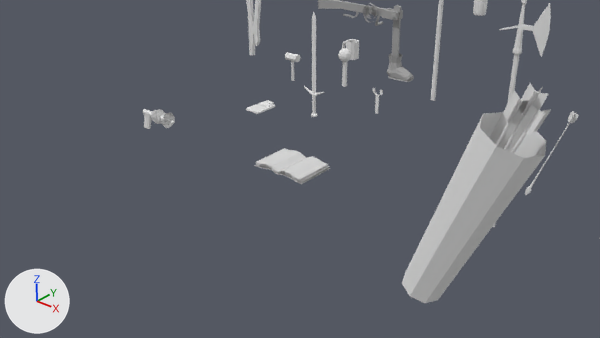
What one commit did to the Blender file assets/gear.blend.
One viewpoint serves both versions: the file's camera 'Camera'. The axes (+X, +Y, +Z) are drawn at lower left. The lights are the same throughout.

In view in the first picture: 'Gobanga1', 'Halberd1', 'LeatherGnome', 'Pointer1', 'PuntoMatic1', 'Quiver1', 'RayGun', 'Sword01'.
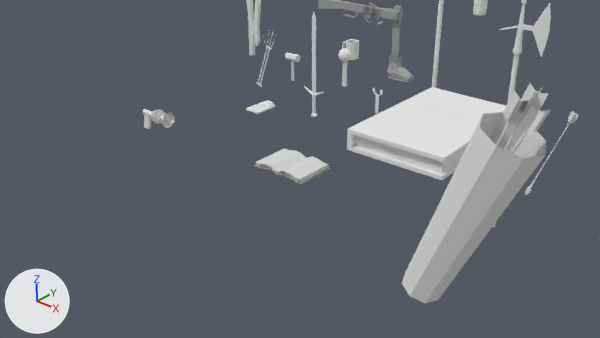
Where the change shows, as pixel boxes (x1, y1, x2, y2) in the pictures (600 x 338 px):
'book2', added
    after: (347, 87, 506, 180)
'armbone1', added
    after: (256, 30, 275, 87)

The change, as a diff of the scene's bpy script:
```diff
--- a/assets/gear.blend.py
+++ b/assets/gear.blend.py
@@ mat_material_042 @@
+mat_material_042 = diffuse_material('Material.042')
+mat_material_042.base_color = (0.8, 0.8, 0.8)  # white #e7e7e7
@@ mat_material_041 @@
+mat_material_041 = diffuse_material('Material.041')
+mat_material_041.base_color = (0.8, 0.8, 0.8)  # white #e7e7e7
@@ me_cube_013 @@
+me_cube_013.from_pydata(...)  # 48 vertices, 46 faces; spans x -1.0..1.06, y -1.09..1.09, z -1.0..1.0
+me_cube_013.materials.append(mat_material_042)  # white #e7e7e7
@@ me_plane_003 @@
+me_plane_003.from_pydata(...)  # 10200 vertices, 10144 faces; spans x -3.5..2.5, y -0.2..0.2, z -2.4..17.8
+me_plane_003.materials.append(mat_material_041)  # white #e7e7e7
@@ ob_book2 @@
+ob_book2 = bpy.data.objects.new('book2', me_cube_013)
+ob_book2.location = (0.99, 0.0, 0.0)
+ob_book2.scale = (0.707, 1.0, 0.154)
@@ ob_armbone1 @@
+ob_armbone1 = bpy.data.objects.new('armbone1', me_plane_003)
+ob_armbone1.location = (-2.45, 0.0, 0.0)
+ob_armbone1.rotation_euler = (-0.0941, 0.295, -0.0744)  # degrees (-5.4, 17, -4.3)
+ob_armbone1.scale = (0.0504, 0.0504, 0.0504)
```
